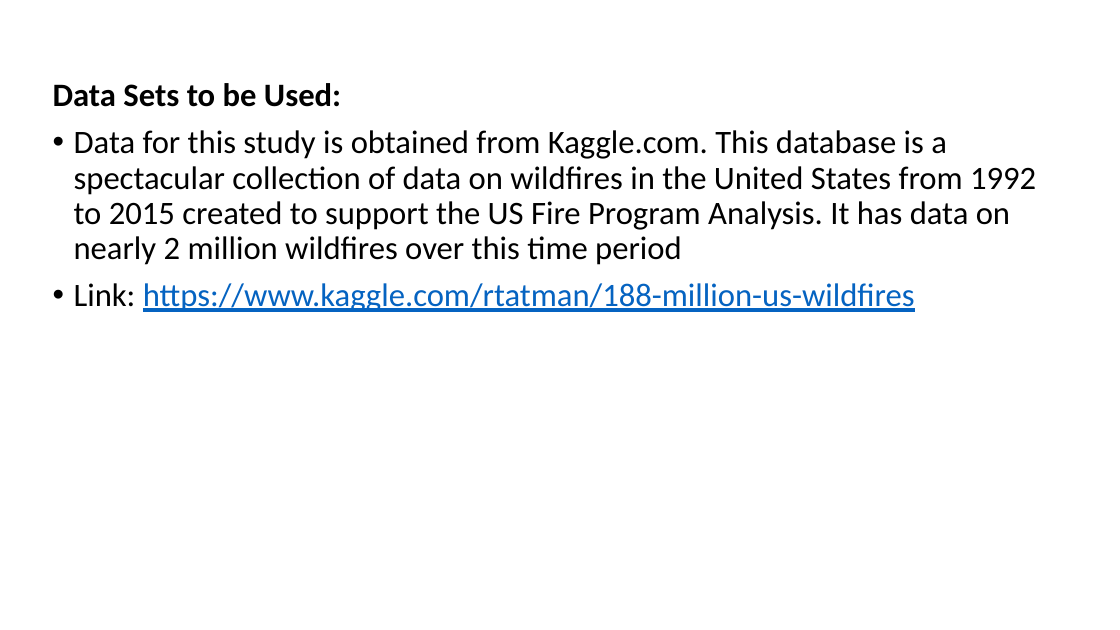
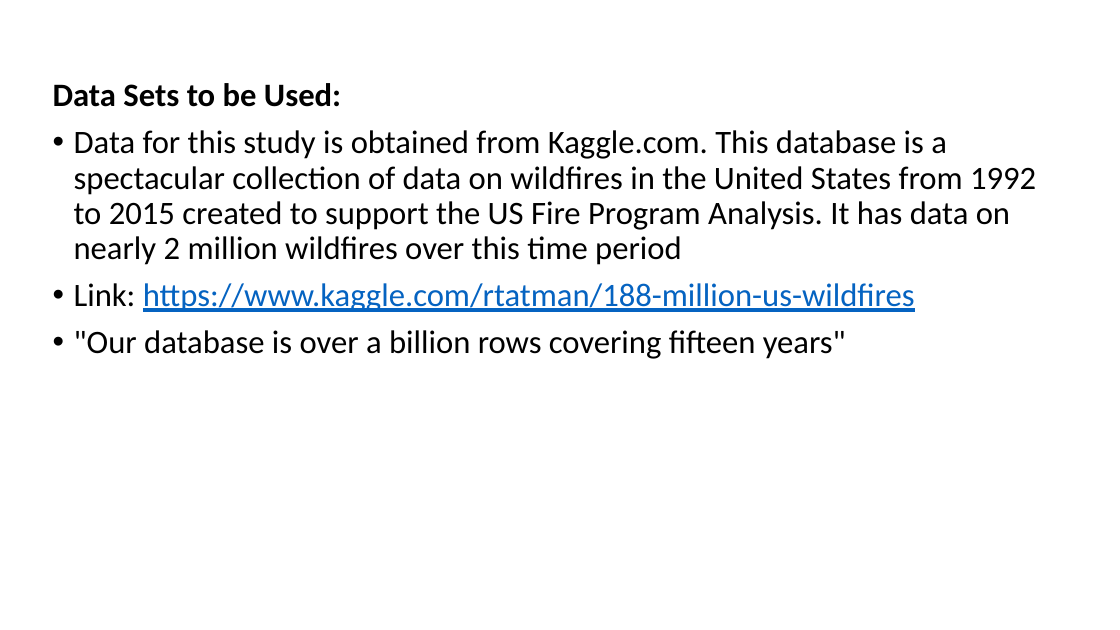
Before and after one commit to ikevina/Project, a slide deck: slide 3 of Areej/Areej presentation.pptx. Drawn at 1120x630 pixels with LibreOffice and Linux fonts; fonts in the diff are those of the drawing. Boxes give left, top, right and bottom in pixels: in the first picture for what was removed or moved away, otherwise in the second. Text is boxed around its words. In the diff, an @@ line names an element or a change of style, - is before the commit and + after.

Commit message:
ppt2

```diff
--- a/Areej/Areej presentation.pptx
+++ b/Areej/Areej presentation.pptx
@@ text at bbox=[74, 330, 846, 359]: paragraph added @@
+• "Our database is over a billion rows covering fifteen years"
```
Also in this commit, not shown: 3 slides removed.
